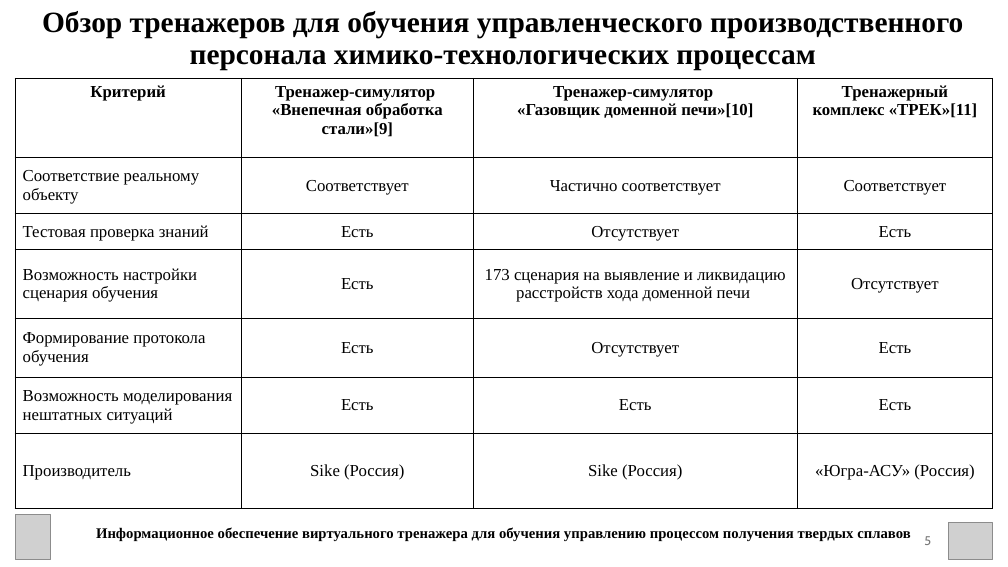
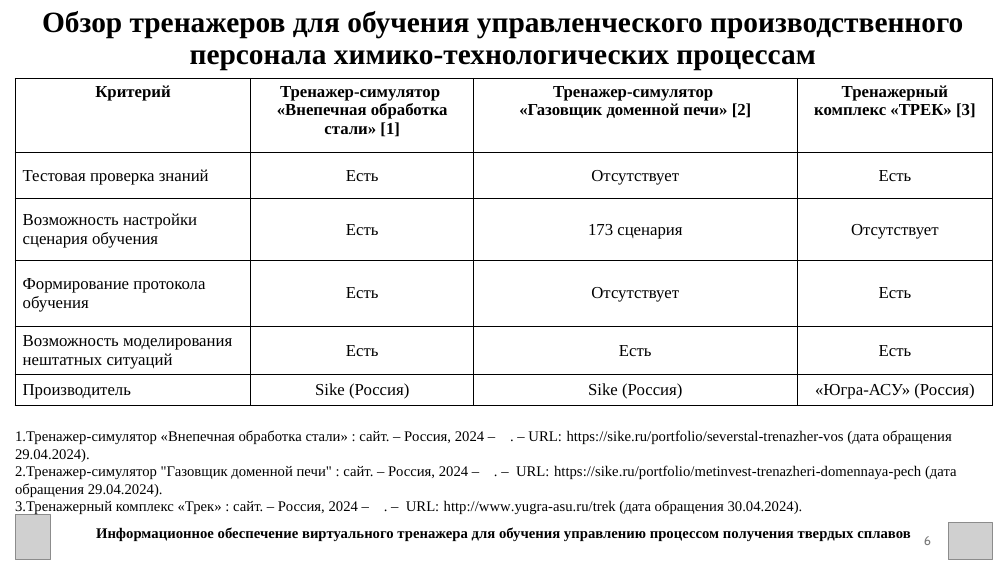
Before and after one commit to Alilya/TextDiplom, a slide deck: slide 6 of Диплом.pptx (slide 5 before the commit). Drawn at 1008x567 pixels with LibreOffice and Linux fonts; fonts in the diff are those of the drawing; grey boxes stand for pictures. Boxes give left, top, right and bottom in pixels: in the first picture for what was removed or moved away, otherwise in the second. Text is boxed around its words. In the diff, an @@ line names an element or a change of style, - is before the commit and + after.

```diff
--- a/Диплом.pptx
+++ b/Диплом.pptx
@@ table at bbox=[15, 78, 994, 405] @@
-row 1: Критерий | Тренажер-симулятор «Внепечная обработка стали»[9] | Тренажер-симулятор «Газовщик доменной печи»[10] | Тренажерный комплекс «ТРЕК»[11]
-row 2: Соответствие реальному объекту | Соответствует | Частично соответствует | Соответствует
+row 1: Критерий | Тренажер-симулятор «Внепечная обработка стали» [1] | Тренажер-симулятор «Газовщик доменной печи» [2] | Тренажерный комплекс «ТРЕК» [3]
-row 3, column 3: 173 сценария на выявление и ликвидацию расстройств хода доменной печи
+row 3, column 3: 173 сценария
@@ text added at bbox=[15, 430, 957, 515], 14 pt, text #000000 @@
+1. Тренажер-симулятор «Внепечная обработка стали» : сайт. – Россия, 2024 – . – URL: https://sike.ru/portfolio/severstal-trenazher-vos (дата обращения 29.04.2024).
+2. Тренажер-симулятор "Газовщик доменной печи" : сайт. – Россия, 2024 – . – URL: https://sike.ru/portfolio/metinvest-trenazheri-domennaya-pech (дата обращения 29.04.2024).
+3. Тренажерный комплекс «Трек» : сайт. – Россия, 2024 – . – URL: http://www.yugra-asu.ru/trek (дата обращения 30.04.2024).
@@ page number at bbox=[924, 536, 931, 545]: text changed @@
-5
+6
```
Also in this commit, not shown: 20 other slides changed, 2 slides removed, 20 other files.
